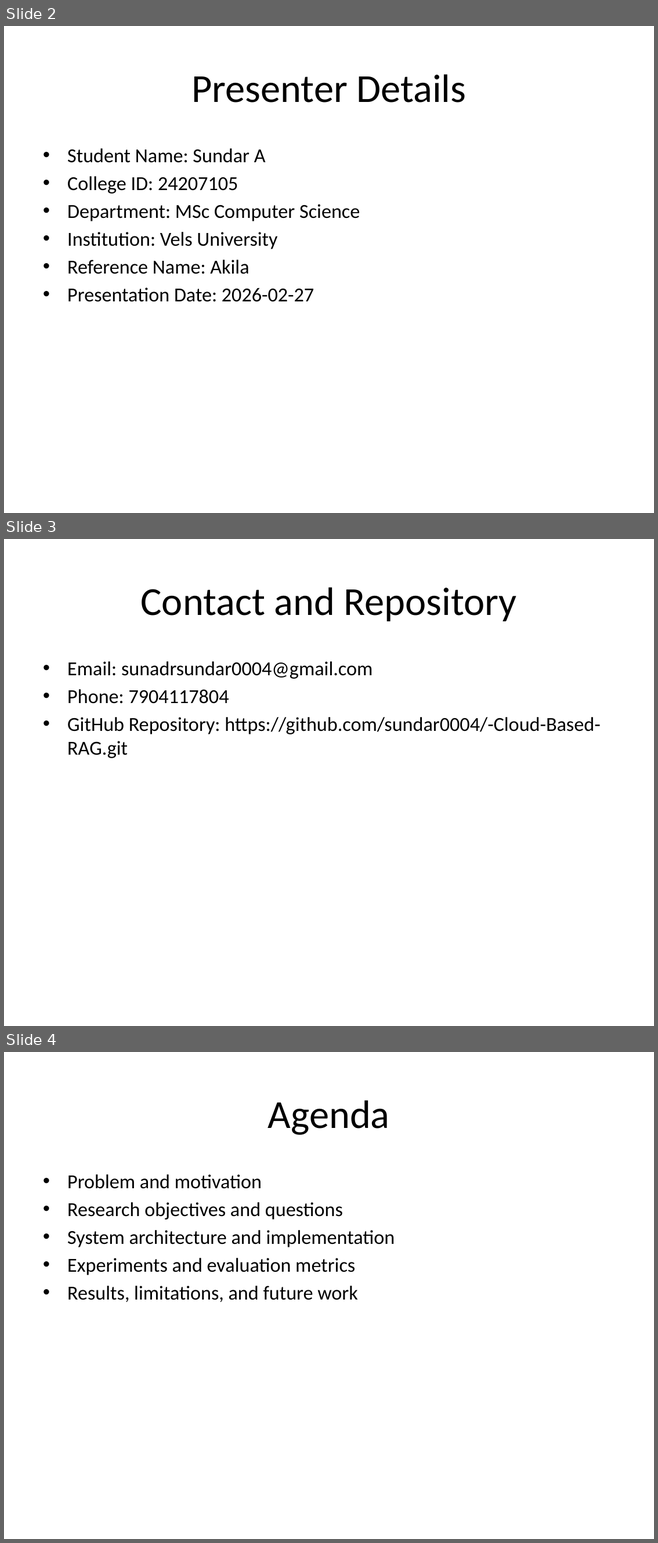
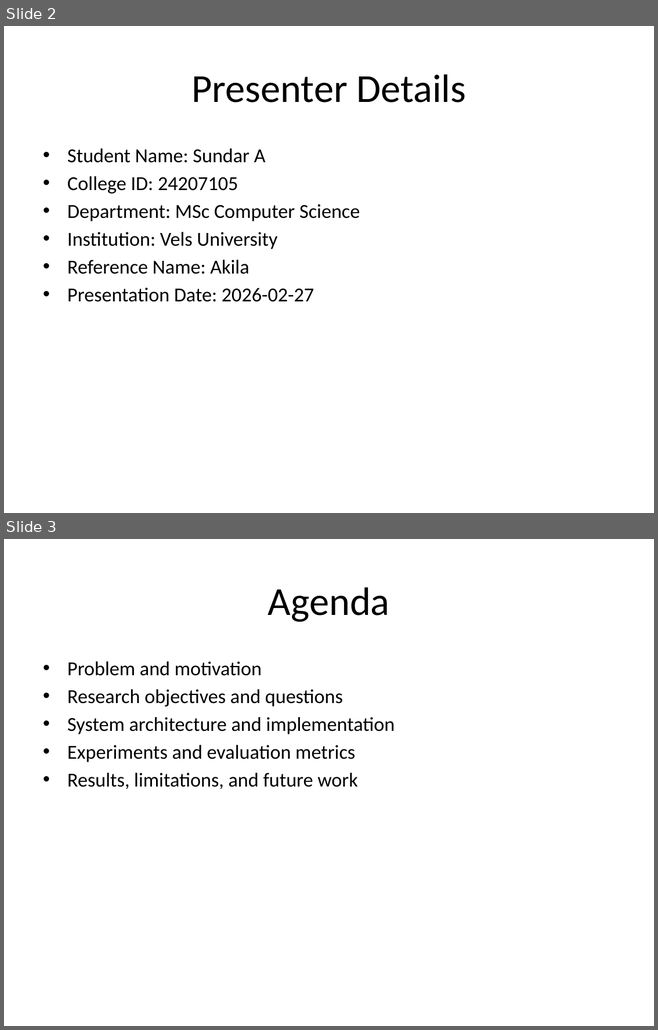
Before and after one commit to sundar0004/-Cloud-Based-RAG, a slide deck: docs/MSc_RAG_Project_Vels_University.pptx. Shown one above the other, each under a label of ours: slides 2, 3 and 4 before the commit, slides 2 and 3 after it. The pictures are 658x1543 and 658x1030 pixels, drawn with LibreOffice and Linux fonts; fonts in the diff are those of the drawing. Boxes give left, top, right and bottom in pixels: in the first picture for what was removed or moved away, otherwise in the second. Text is boxed around its words. In the diff, an @@ line names an element or a change of style, - is before the commit and + after.

```diff
--- a/docs/MSc_RAG_Project_Vels_University.pptx
+++ b/docs/MSc_RAG_Project_Vels_University.pptx
@@ slide 3 removed at box(4, 539, 654, 1026), background #FFFFFF @@
@@ title removed at box(141, 587, 517, 621) @@
-Contact and Repository
@@ text removed at box(67, 661, 600, 758) @@
-• Email: sunadrsundar0004@gmail.com
-• Phone: 7904117804
-• GitHub Repository: https://github.com/sundar0004/-Cloud-Based-RAG.git
@@ what was slide 4 is now slide 3 @@
```
Also in this commit, not shown: 1 slide added, 5 other slides removed, 3 other files.
